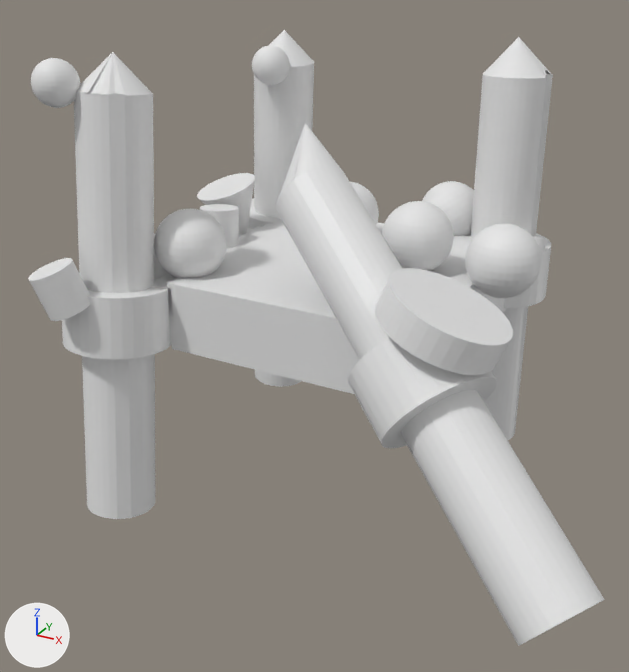
The FBX model Assets/3D models/Temple/Sol.fbx, before and after one commit.
Camera for both pictures: a 50 mm camera at (8.24, -10.77, 4.57) aimed at (2.88, -1.03, -0.3). Every picture has the same lights, and +X, +Y and +Z are marked at lower left. Where no turn or scale is listed for an object, it has been applied to the vertices.

The scene before the commit, as lines of its bpy script (objects in view):
```python
ob_cone = bpy.data.objects.new('Cone', me_cone_005)
ob_cone.location = (0.43, -1.89, 3.18)
ob_cone2 = bpy.data.objects.new('Cone2', me_cone_006)
ob_cone2.location = (0.6, 2.09, 3.19)
ob_cylinder = bpy.data.objects.new('Cylinder', me_cylinder_001)
ob_cylinder.location = (0.63, 0.0, 0.68)
ob_socle2 = bpy.data.objects.new('Socle2', me_cylinder_011)
ob_socle2.location = (0.42, 2.23, 0.0)
ob_socle3 = bpy.data.objects.new('Socle3', me_cylinder_015)
ob_socle3.location = (4.96, -2.23, 0.0)
ob_socle4 = bpy.data.objects.new('Socle4', me_cylinder_021)
ob_socle4.location = (4.47, 2.23, 0.0)
ob_sphere_004 = bpy.data.objects.new('Sphere.004', me_sphere_004)
ob_sphere_004.location = (0.3, -1.26, 0.33)
ob_sphere_007 = bpy.data.objects.new('Sphere.007', me_sphere_007)
ob_sphere_007.location = (3.57, 2.27, 0.75)
ob_zcylinder_001 = bpy.data.objects.new('ZCylinder.001', me_cylinder_006)
ob_zcylinder_001.location = (5.16, -2.17, 0.82)
# also in view: 'Pilier3' at (4.96, -2.23, 0.0); 'Sphere.005' at (-0.06, -2.42, 3.08); 'Pilier2' at (0.42, 2.23, 0.0); 'Socle' at (0.42, -2.25, 0.0); 'Cone.001' at (0.21, 0.83, 0.69)
```
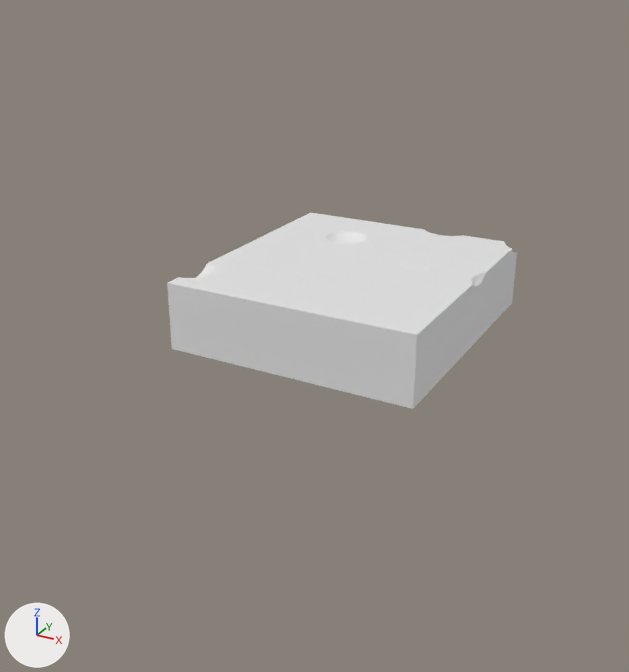
Diff of the bpy script that builds the scene:
```diff
--- a/Assets/3D models/Temple/Sol.fbx.py
+++ b/Assets/3D models/Temple/Sol.fbx.py
@@ ob_socle3 @@
-ob_socle3 = bpy.data.objects.new('Socle3', me_cylinder_015)
@@ ob_cylinder @@
-ob_cylinder = bpy.data.objects.new('Cylinder', me_cylinder_001)
@@ ob_sphere_007 @@
-ob_sphere_007 = bpy.data.objects.new('Sphere.007', me_sphere_007)
@@ ob_socle2 @@
-ob_socle2 = bpy.data.objects.new('Socle2', me_cylinder_011)
@@ ob_sphere_004 @@
-ob_sphere_004 = bpy.data.objects.new('Sphere.004', me_sphere_004)
@@ ob_cone2 @@
-ob_cone2 = bpy.data.objects.new('Cone2', me_cone_006)
@@ ob_socle4 @@
-ob_socle4 = bpy.data.objects.new('Socle4', me_cylinder_021)
@@ ob_cone @@
-ob_cone = bpy.data.objects.new('Cone', me_cone_005)
@@ ob_sphere_006 @@
-ob_sphere_006 = bpy.data.objects.new('Sphere.006', me_sphere_006)
@@ ob_6 @@
-ob_6 = bpy.data.objects.new('6', me_cube_015)
@@ ob_pilier3 @@
-ob_pilier3 = bpy.data.objects.new('Pilier3', me_cylinder_012)
@@ ob_socle @@
-ob_socle = bpy.data.objects.new('Socle', me_cylinder_008)
@@ ob_sphere_002 @@
-ob_sphere_002 = bpy.data.objects.new('Sphere.002', me_sphere_002)
@@ ob_pilier4 @@
-ob_pilier4 = bpy.data.objects.new('Pilier4', me_cylinder_016)
@@ ob_pilier @@
-ob_pilier = bpy.data.objects.new('Pilier', me_cylinder_009)
@@ ob_5 @@
-ob_5 = bpy.data.objects.new('5', me_cube_013)
@@ ob_sphere_003 @@
-ob_sphere_003 = bpy.data.objects.new('Sphere.003', me_sphere_003)
@@ ob_pilier2 @@
-ob_pilier2 = bpy.data.objects.new('Pilier2', me_cylinder_010)
@@ ob_cone3 @@
-ob_cone3 = bpy.data.objects.new('Cone3', me_cone_007)
@@ ob_sphere_001 @@
-ob_sphere_001 = bpy.data.objects.new('Sphere.001', me_sphere_001)
@@ ob_zcylinder_002 @@
-ob_zcylinder_002 = bpy.data.objects.new('ZCylinder.002', me_cylinder_007)
@@ ob_zcylinder_001 @@
-ob_zcylinder_001 = bpy.data.objects.new('ZCylinder.001', me_cylinder_006)
@@ ob_sphere @@
-ob_sphere = bpy.data.objects.new('Sphere', me_sphere)
@@ ob_4 @@
-ob_4 = bpy.data.objects.new('4', me_cube_014)
@@ ob_sphere_005 @@
-ob_sphere_005 = bpy.data.objects.new('Sphere.005', me_sphere_005)
@@ ob_spcylinder_002 @@
-ob_spcylinder_002 = bpy.data.objects.new('SpCylinder.002', me_cylinder_004)
@@ ob_cone4 @@
-ob_cone4 = bpy.data.objects.new('Cone4', me_cone_008)
@@ ob_cone_001 @@
-ob_cone_001 = bpy.data.objects.new('Cone.001', me_cone_002)
```

Changed parts and their boxes [x1, y1, x2, y2] in the pictures (629 x 672 px):
'Pilier3', deleted
    before: [276, 166, 605, 646]
'Pilier', deleted
    before: [74, 91, 155, 519]
'Pilier4', deleted
    before: [471, 72, 553, 440]
'ZCylinder.001', deleted
    before: [375, 268, 513, 375]
'Socle3', deleted
    before: [348, 337, 497, 448]
'Pilier2', deleted
    before: [254, 62, 314, 387]
'Socle', deleted
    before: [62, 278, 171, 359]
'Sphere.002', deleted
    before: [465, 224, 541, 298]
'Sphere.003', deleted
    before: [154, 209, 226, 278]
'Sphere.001', deleted
    before: [382, 201, 454, 271]
'SpCylinder.002', deleted
    before: [28, 258, 90, 321]
'Sphere.005', deleted
    before: [31, 58, 80, 108]
'Sphere.007', deleted
    before: [422, 181, 474, 236]
'Cone.001', deleted
    before: [197, 173, 255, 235]
'Cone', deleted
    before: [78, 52, 152, 96]
'Cone4', deleted
    before: [483, 37, 552, 78]
'Cone3', deleted
    before: [281, 123, 342, 192]
'Sphere.006', deleted
    before: [252, 46, 290, 85]
'Socle4', deleted
    before: [504, 233, 551, 308]
'Cylinder', deleted
    before: [200, 204, 239, 249]
'6', deleted
    before: [153, 220, 284, 345]
'Cone2', deleted
    before: [268, 30, 314, 67]
'Sphere', deleted
    before: [350, 182, 379, 225]
'Socle2', deleted
    before: [248, 198, 281, 229]
'Sphere.004', deleted
    before: [154, 234, 169, 278]
'ZCylinder.002', deleted
    before: [533, 237, 546, 255]
'5', deleted
    before: [239, 224, 271, 240]
'4', deleted
    before: [239, 226, 260, 237]
